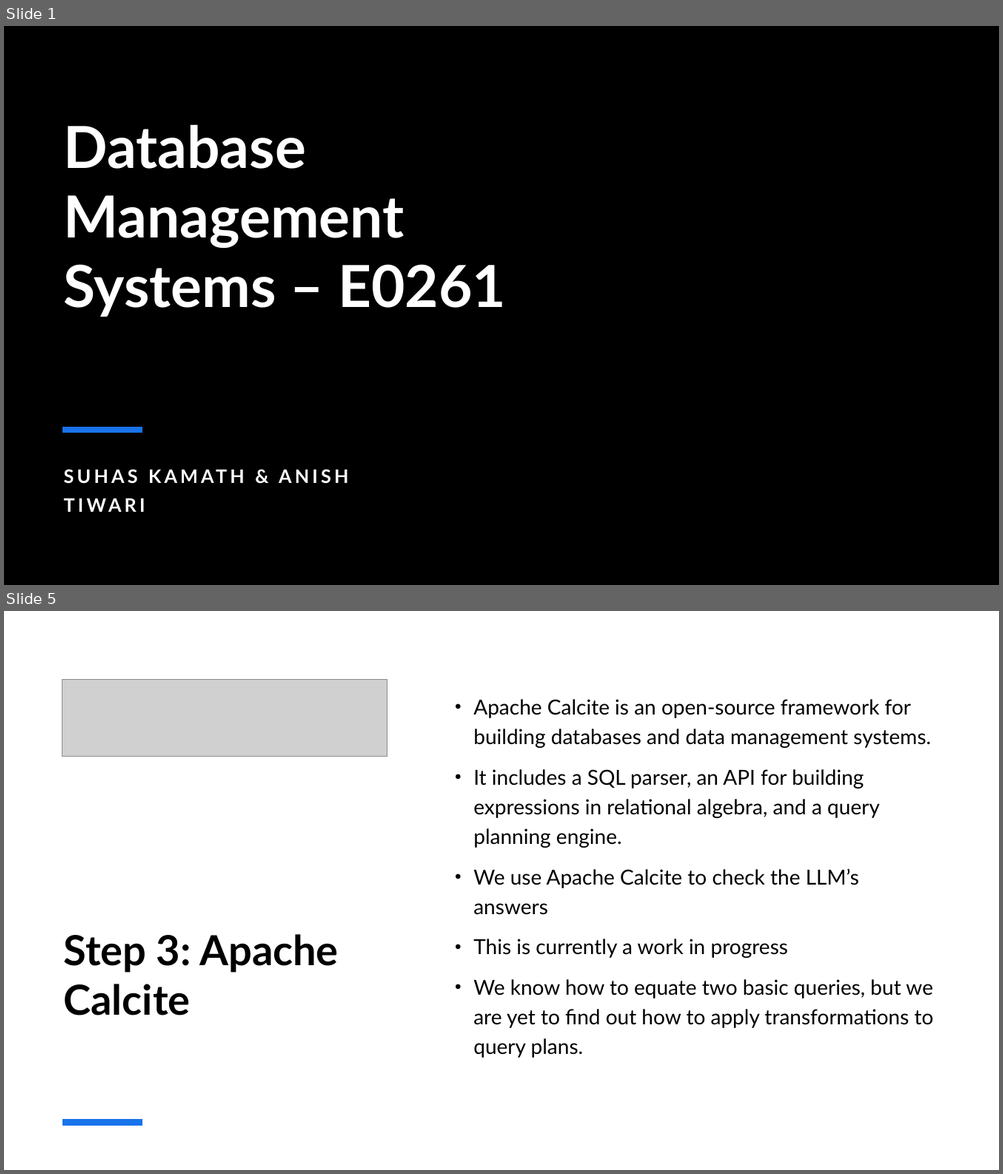
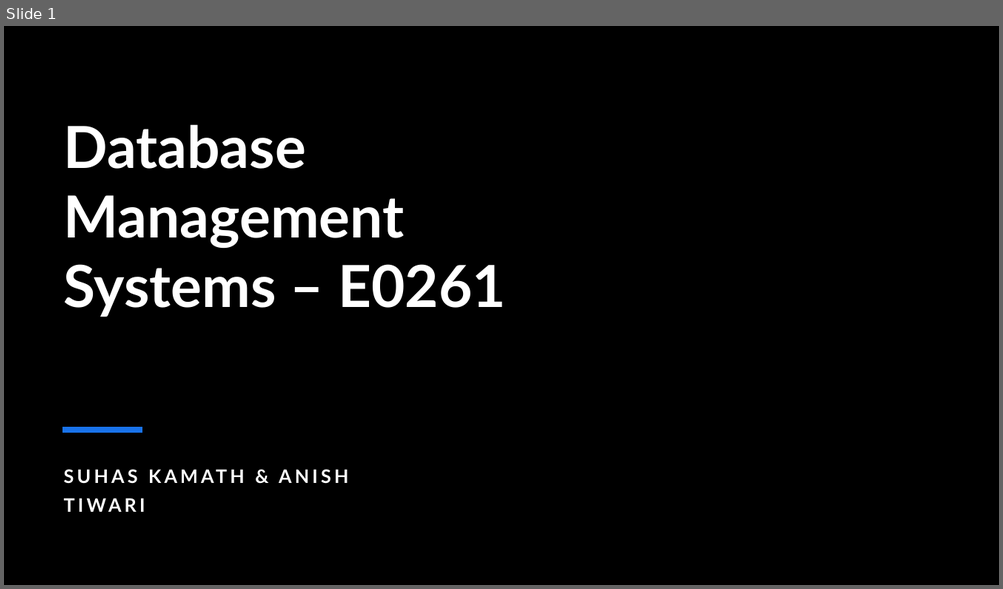
Before and after one commit to suhaskamath2712/E0261_P11, a slide deck: Mid-Project Presentation.pptx. Shown one above the other, each under a label of ours: slides 1 and 5 before the commit, slide 1 after it; the slides between them are not shown. The pictures are 1003x1174 and 1003x589 pixels, drawn with LibreOffice and Linux fonts; fonts in the diff are those of the drawing; grey boxes stand for pictures; background and template pictures are left out. Boxes give left, top, right and bottom in pixels: in the first picture for what was removed or moved away, otherwise in the second. Text is boxed around its words. In the diff, an @@ line names an element or a change of style, - is before the commit and + after.

```diff
--- a/Mid-Project Presentation.pptx
+++ b/Mid-Project Presentation.pptx
@@ slide 5 removed at bbox=[4, 611, 999, 1170], background #FFFFFF @@
@@ picture removed at bbox=[62, 679, 387, 756] @@
@@ text removed at bbox=[473, 699, 933, 1058] @@
-• Apache Calcite is an open-source framework for building databases and data management systems.
-• It includes a SQL parser, an API for building expressions in relational algebra, and a query planning engine.
-• We use Apache Calcite to check the LLM’s answers
-• This is currently a work in progress
-• We know how to equate two basic queries, but we are yet to find out how to apply transformations to query plans.
@@ title removed at bbox=[64, 934, 338, 1016] @@
-Step 3: Apache Calcite
@@ line removed from (62, 1123) to (142, 1123) @@
```
Also in this commit, not shown: 3 slides changed, 2 slides added, 1 other slide removed.
